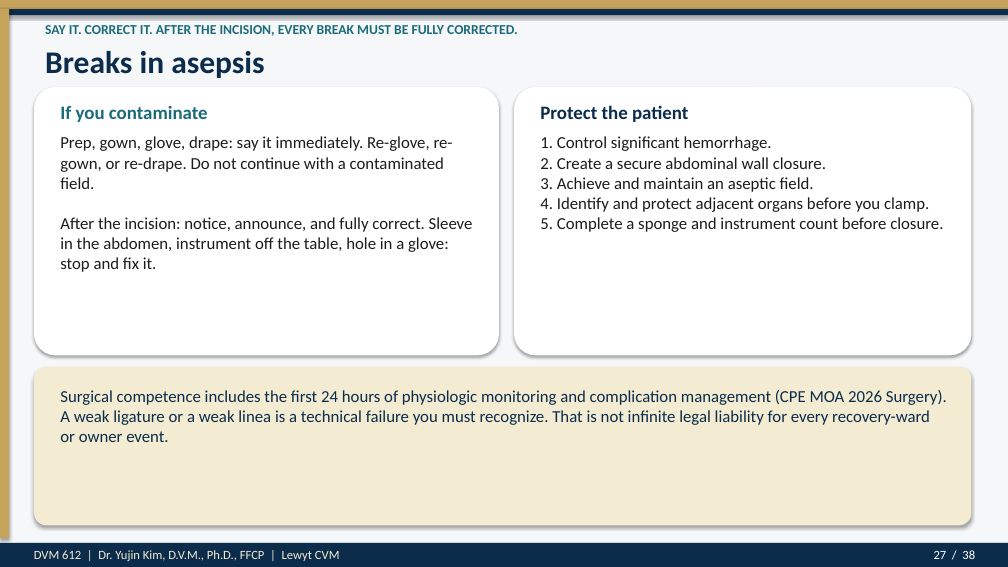
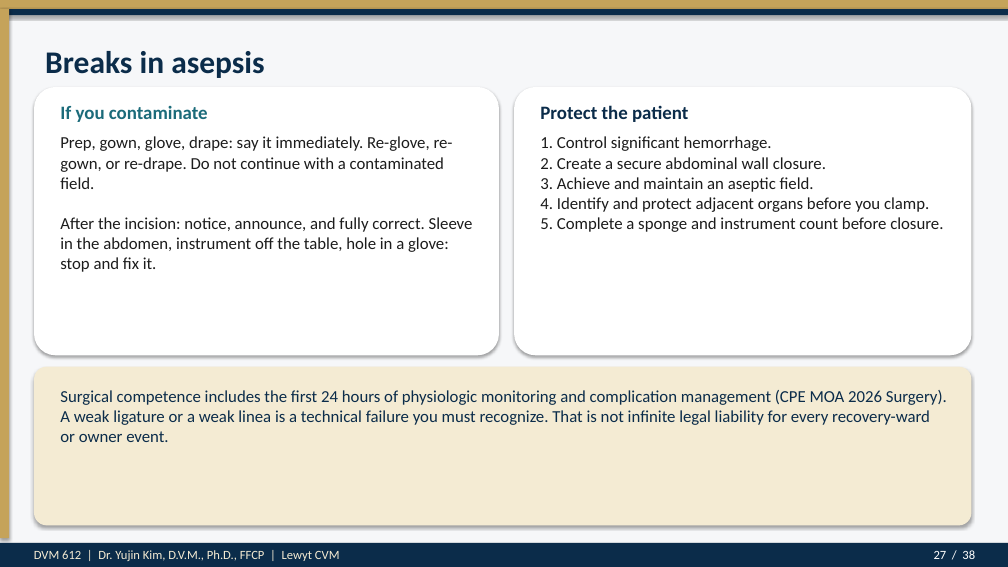
Before and after one commit to drkimvet/happycare, a slide deck: slide 27 of lectures/DVM-612_Week4_Preop_PatientPrep_Postop.pptx. Drawn at 1008x567 pixels with LibreOffice and Linux fonts; fonts in the diff are those of the drawing. Boxes give left, top, right and bottom in pixels: in the first picture for what was removed or moved away, otherwise in the second. Text is boxed around its words. In the diff, an @@ line names an element or a change of style, - is before the commit and + after.

```diff
--- a/lectures/DVM-612_Week4_Preop_PatientPrep_Postop.pptx
+++ b/lectures/DVM-612_Week4_Preop_PatientPrep_Postop.pptx
@@ text removed at [45, 25, 518, 36] @@
-SAY IT. CORRECT IT. AFTER THE INCISION, EVERY BREAK MUST BE FULLY CORRECTED.
```
Also in this commit, not shown: 34 other slides changed, 2 other files.
